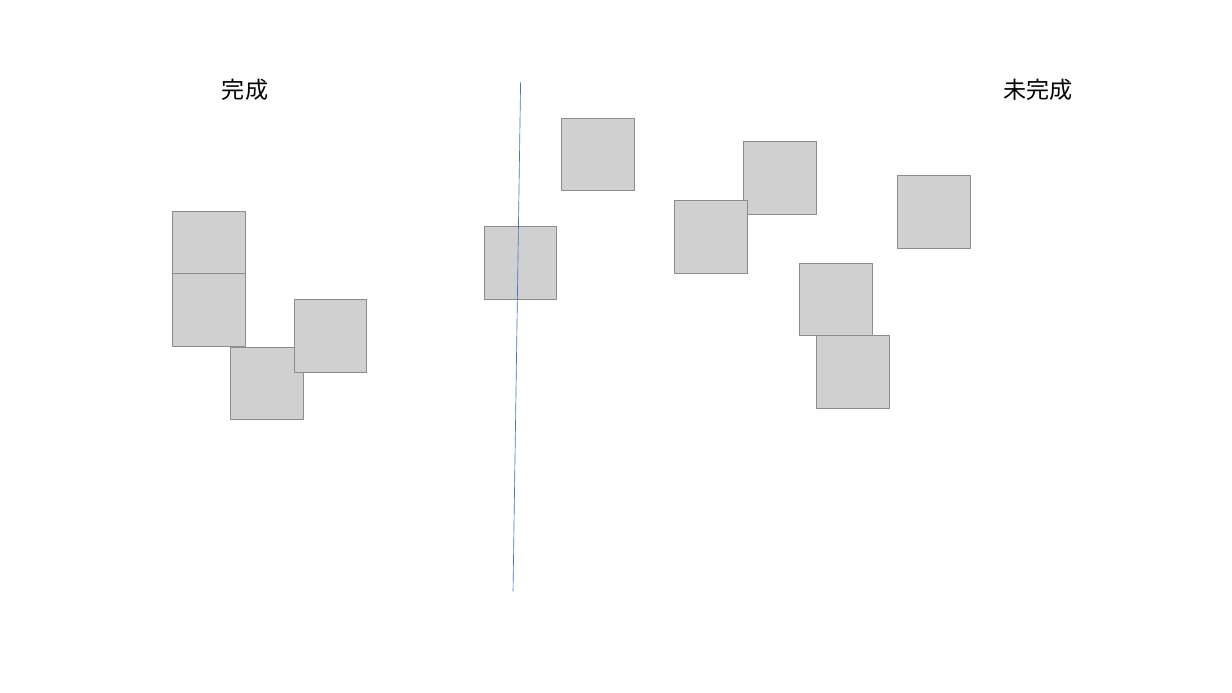
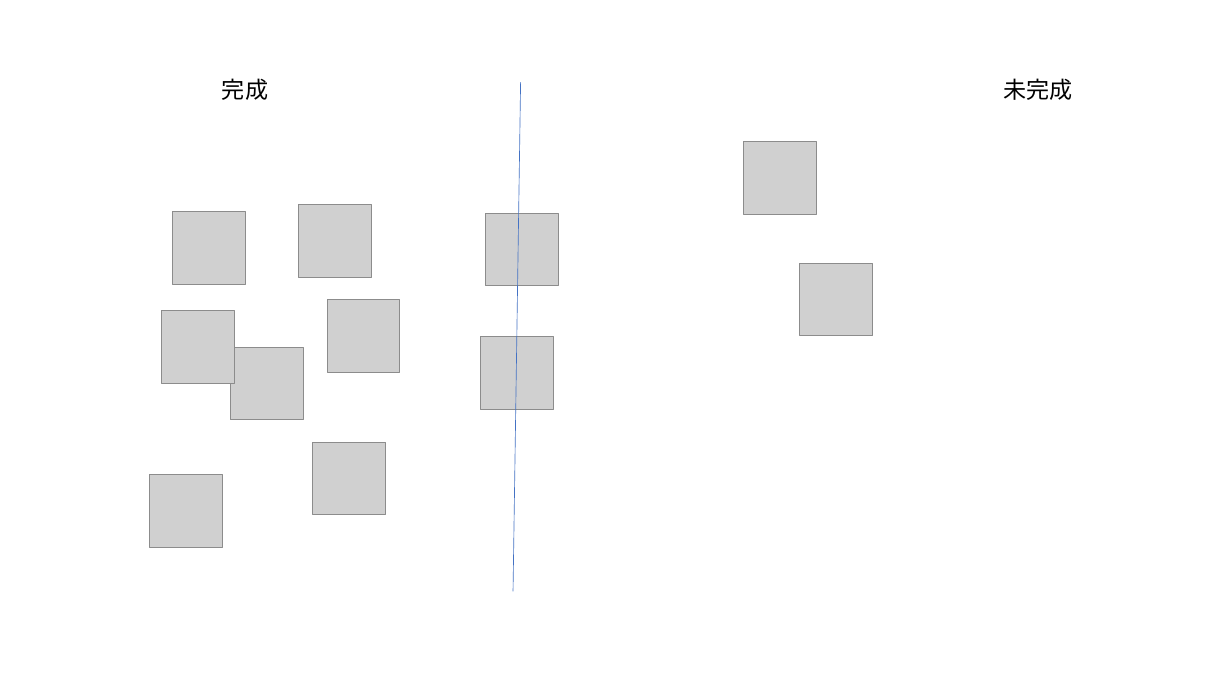
Before and after one commit to fai227/ball-game, a slide deck: slide 19 of _tmp/イメージ.pptx. Drawn at 1232x693 pixels with LibreOffice and Linux fonts; fonts in the diff are those of the drawing; grey boxes stand for pictures. Boxes give left, top, right and bottom in pixels: in the first picture for what was removed or moved away, otherwise in the second. Text is boxed around its words. In the diff, an @@ line names an element or a change of style, - is before the commit and + after.

```diff
--- a/_tmp/イメージ.pptx
+++ b/_tmp/イメージ.pptx
@@ picture: place and size @@
-picture at (484, 226, 557, 299)
+picture at (299, 205, 372, 278)
@@ picture: place and size @@
-picture at (562, 118, 635, 191)
+picture at (485, 213, 558, 287)
@@ picture: place and size @@
-picture at (294, 299, 367, 372)
+picture at (327, 299, 400, 372)
@@ picture: place and size @@
-picture at (172, 274, 245, 347)
+picture at (162, 311, 235, 384)
@@ picture: place and size @@
-picture at (676, 201, 749, 274)
+picture at (481, 336, 554, 409)
@@ picture: place and size @@
-picture at (898, 176, 971, 249)
+picture at (313, 442, 386, 515)
@@ picture: place and size @@
-picture at (817, 336, 890, 409)
+picture at (150, 475, 223, 548)
```
Also in this commit, not shown: 4 other files.
